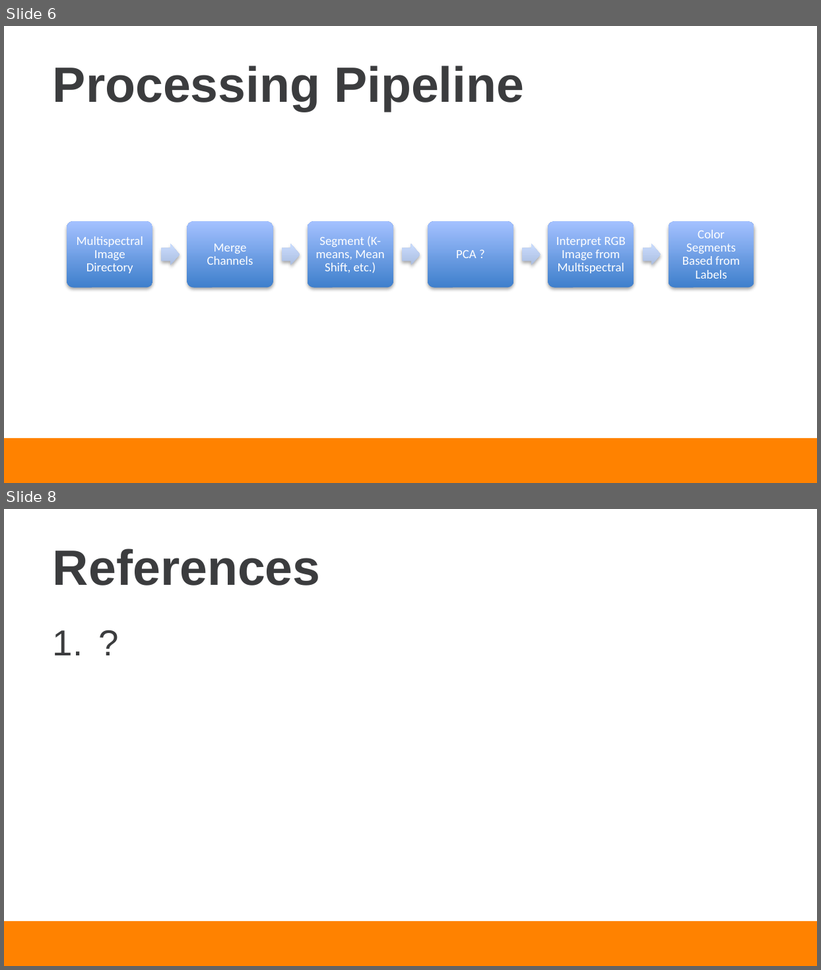
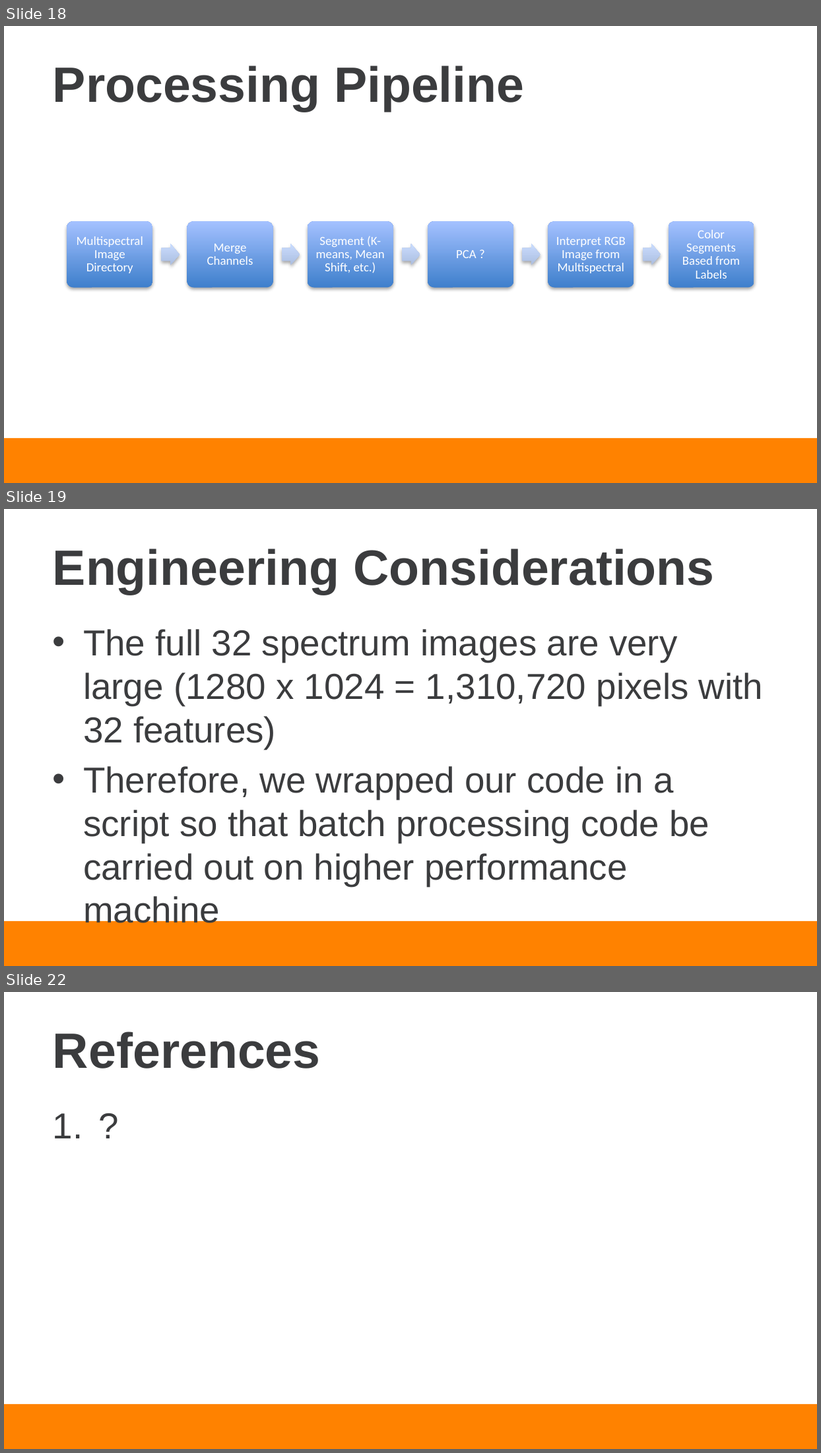
Before and after one commit to dcc3/ECE491_Final_Project, a slide deck: Documentation/Cornett_Leach_Presentation.pptx. Shown one above the other, each under a label of ours: slides 6 and 8 before the commit, slides 18, 19 and 22 after it; the slides between them are not shown. The pictures are 821x970 and 821x1453 pixels, drawn with LibreOffice and Linux fonts; fonts in the diff are those of the drawing; background and template pictures are left out. Boxes give left, top, right and bottom in pixels: in the first picture for what was removed or moved away, otherwise in the second. Text is boxed around its words. In the diff, an @@ line names an element or a change of style, - is before the commit and + after.

```diff
--- a/Documentation/Cornett_Leach_Presentation.pptx
+++ b/Documentation/Cornett_Leach_Presentation.pptx
@@ slide 19 added at bbox=[4, 509, 817, 966], background #FFFFFF; not listed: 1 template element that a slide beside it also shows @@
@@ title added at bbox=[53, 549, 714, 594], 44 pt, text #3B3C3E, bold @@
+Engineering Considerations
@@ text added at bbox=[83, 629, 763, 929], 32 pt, text #3B3C3E @@
+• The full 32 spectrum images are very large (1280 x 1024 = 1,310,720 pixels with 32 features)
+• Therefore, we wrapped our code in a script so that batch processing code be carried out on higher performance machine
@@ what was slide 6 is now slide 18 @@
@@ what was slide 8 is now slide 22 @@
```
Also in this commit, not shown: 2 slides changed, 16 other slides added, 2 slides removed, 22 other files.
